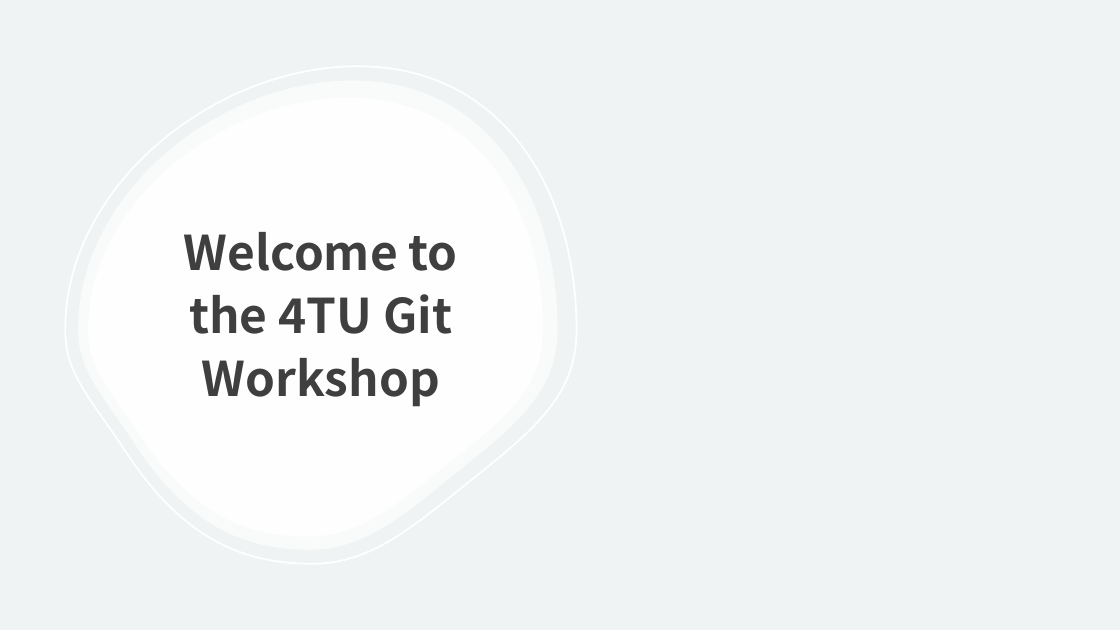
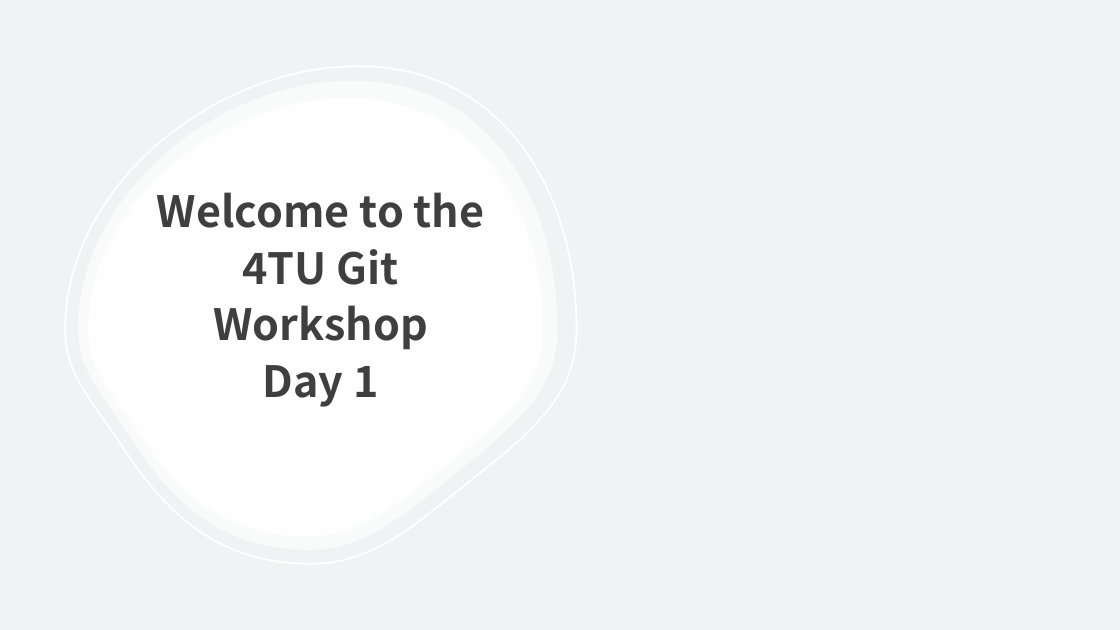
Before and after one commit to leilaicruz/Git4TUmembers_lesson, a slide deck: slide 1 of Workshop-schedule (Day 1).pptx. Drawn at 1120x630 pixels with LibreOffice and Linux fonts; fonts in the diff are those of the drawing; background and template pictures are left out. Boxes give left, top, right and bottom in pixels: in the first picture for what was removed or moved away, otherwise in the second. Text is boxed around its words. In the diff, an @@ line names an element or a change of style, - is before the commit and + after.

```diff
--- a/Workshop-schedule (Day 1).pptx
+++ b/Workshop-schedule (Day 1).pptx
@@ title at <box>157,192,485,350</box>: size 41 to 36.9 pt in "Welcome to the 4TU Git Workshop" @@
@@ title at <box>263,365,378,407</box>: paragraph added @@
+Day 1
```
Also in this commit, not shown: 4 other files.
